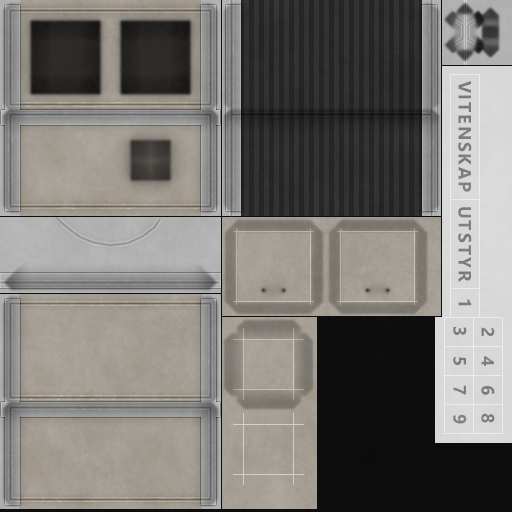
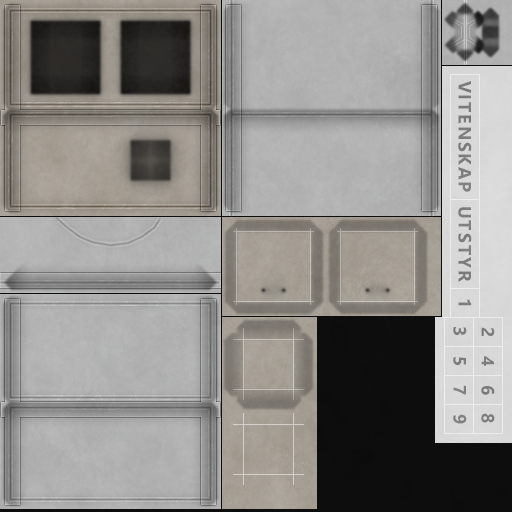
Two versions of the same layered image (512×512). Layer-by-layer changes:
hid "colour" over left=241, top=0, right=422, bottom=216
painted on "b" (3rd of 4) over left=0, top=0, right=422, bottom=509
